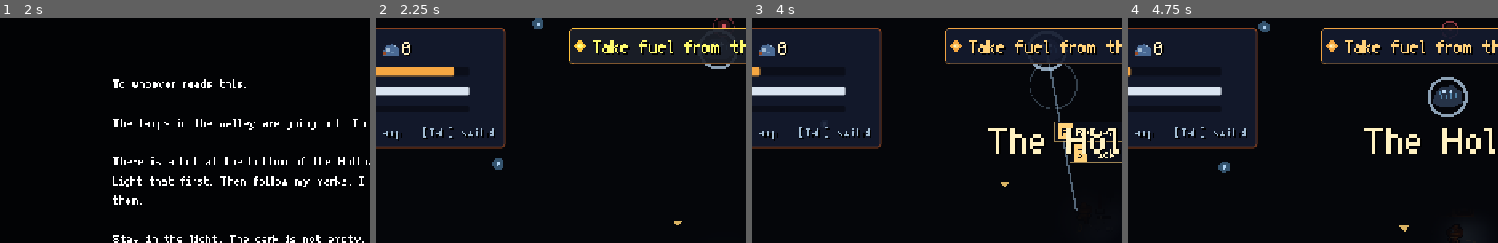
Above: before the commit, frames 1-4 (left to right).
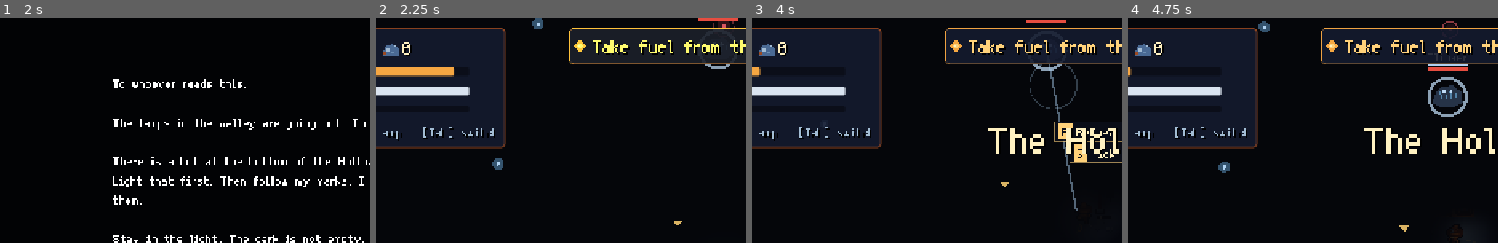
Above: after the commit, the same moments.

Repository: tim-carey-code/lantern-keeper
Game: Godot game, scene res://scenes/menu/slots.tscn
Same seed, same stepped clock (60 frames per second), same inputs: the game is played once before the commit and once after it.
Inputs (mouse positions are % of the whole screen's width and height, from its top left):
- Up to frame 1 (2 s): click "Slot 1 New game" at 0.5 s; tap Enter (ui_accept) at 1.25, 1.52 s; move the mouse to (77, 45) at 1.27 s; press the mouse at (77, 45) at 1.28 s; hold D (move_right) from 1.28 s (still down); tap Shift (dash) at 1.55 s
- Up to frame 2 (2.25 s): tap Enter (ui_accept) at 2 s; move the mouse to (32, 55) at 2.02 s; release D (move_right) at 2.03 s; release the mouse at (32, 55) at 2.03 s; hold S (move_down) from 2.03 s (still down); tap Shift (dash) at 2.1 s; click (32, 55) at 2.17 s
- Up to frame 3 (4 s): tap Enter (ui_accept) at 2.27, 3.77 s; tap F (flare) at 2.3, 2.85 s; move the mouse to (64, 28) at 2.77 s; release S (move_down) at 2.78 s; press the mouse at (64, 28) at 2.78 s; hold D (move_right) 2.78-3.53 s; move the mouse to (48, 70) at 3.52 s; release the mouse at (48, 70) at 3.53 s; hold W (move_up) from 3.53 s (still down); click (48, 70) at 3.6 s; tap Shift (dash) at 3.8 s
- Up to frame 4 (4.75 s): move the mouse to (86, 65) at 4.27 s; release W (move_up) at 4.28 s; hold A (move_left) from 4.28 s (still down); tap Shift (dash) at 4.35 s; click (86, 65) at 4.42 s; tap Enter (ui_accept) at 4.52 s; tap F (flare) at 4.55 s
The pictures show only the part of the screen within x 9-59%, y 0-50%; the shares and areas given below are measured in that part.

Frame 1 is identical in both runs. In frame 2, 0.1% of the frame differs, in the area x 87-98%, y 0-2%; in frame 3, 0.1%; in frame 4, 0.4%, in the area x 81-92%, y 15-24%.

Commit message:
Hit feedback, health bars, boss bar; Quick fill becomes Kindled kills
Owner playtest: hit feedback felt off, and he couldn't tell what the Clinker
or the Ashbrood were. Foes flash when hit; the burst, kills and big hits shake
the screen. Names and health bars over hurt or big foes (shell as a pale bar
above); a boss bar for the Ashbrood. 'Quick fill' was useless and is replaced
by 'Kindled kills' (10% charge back per kill). 10 suites, 325 checks.

Diff:
--- a/scripts/enemies/ashbrood.gd
+++ b/scripts/enemies/ashbrood.gd
@@ -14,6 +14,7 @@
 var _pulse := 0.0
 
 func _ready() -> void:
+	foe_name = "The Ashbrood"
 	hp = Tuning.kl_ashbrood_hp
 	shell = Tuning.kl_ashbrood_shell
 	shell_max = shell
@@ -112,6 +113,7 @@
 	if phase == 1:
 		phase = 2
 		hp = Tuning.kl_ashbrood_hp
+		hp_max = hp
 		shell = Tuning.kl_ashbrood_shell
 		shell_max = shell
 		_since_beam = 0.0
--- a/scripts/enemies/clinker.gd
+++ b/scripts/enemies/clinker.gd
@@ -9,6 +9,7 @@
 var _cooldown := 1.0
 
 func _ready() -> void:
+	foe_name = "Clinker"
 	hp = Tuning.kl_clinker_hp
 	shell = Tuning.kl_clinker_shell
 	shell_max = shell
--- a/scripts/enemies/foe.gd
+++ b/scripts/enemies/foe.gd
@@ -7,6 +7,11 @@
 ## what is left behind, and the light senses.
 
 var hp := 0.0
+var hp_max := 0.0               # set from hp the first time it ticks (for health bars)
+var foe_name := ""              # shown over its health bar
+var since_hurt := 99.0          # seconds since anything hurt it (bars show for a while after)
+var _flash := 0.0               # > 0: flashes white (a hit landed)
+var _beam_flash_cd := 0.0
 var shell := 0.0                # only a beam (the keeper's or a mirror's) wears it down
 var shell_max := 0.0
 var shell_regrows := false      # an unbroken shell grows back once it has been out of every beam for a while
@@ -115,6 +120,13 @@
 func hurt(amount: float, scare: bool = true, source: String = "") -> void:
 	if _dead:
 		return
+	since_hurt = 0.0
+	if source == "beam":
+		if _beam_flash_cd <= 0.0:
+			_flash = 0.06
+			_beam_flash_cd = 0.16
+	else:
+		_flash = 0.1
 	if source == "beam":
 		_since_beam = 0.0
 		if Progress.has_combat_upgrade("tight_focus") and shell > 0.0:
@@ -162,6 +174,12 @@
 
 ## Timers every foe shares, the throw-back, and the shell growing back. Call first in _process.
 func tick_foe(delta: float) -> void:
+	if hp_max <= 0.0:
+		hp_max = hp
+	since_hurt += delta
+	_flash = maxf(0.0, _flash - delta)
+	_beam_flash_cd = maxf(0.0, _beam_flash_cd - delta)
+	self_modulate = Color(2.6, 2.4, 2.0) if _flash > 0.0 else Color.WHITE
 	_burning = maxf(0.0, _burning - delta)
 	_impact_t = maxf(0.0, _impact_t - delta)
 	_clink = maxf(0.0, _clink - delta)
@@ -217,6 +235,11 @@
 		return
 	_dead = true
 	Sfx.play("relight", -14.0, 0.2)
+	var keeper := _player()
+	if keeper and keeper.has_method("shake"):
+		keeper.shake(0.25)
+	if keeper and Progress.has_combat_upgrade("kindled_kills"):
+		keeper.lamp_charge = minf(1.0, keeper.lamp_charge + Tuning.kl_kindled_kill_charge)
 	Engine.time_scale = 0.08
 	get_tree().create_timer(0.045, true, false, true).timeout.connect(func(): Engine.time_scale = 1.0)
 	if foe_id != "":
--- a/scripts/enemies/spitwick.gd
+++ b/scripts/enemies/spitwick.gd
@@ -7,6 +7,7 @@
 var _move_dir := Vector2.ZERO
 
 func _ready() -> void:
+	foe_name = "Spitwick"
 	hp = Tuning.kl_spitwick_hp
 	wick_value = Tuning.kl_spitwick_wick
 	z_index = 8
--- a/scripts/enemies/wick_nest.gd
+++ b/scripts/enemies/wick_nest.gd
@@ -6,6 +6,7 @@
 var _pulse := 0.0
 
 func _ready() -> void:
+	foe_name = "Wick nest"
 	hp = Tuning.kl_nest_hp
 	if foe_id == "":
 		foe_id = "nest_hollow"
--- a/scripts/enemies/wickling.gd
+++ b/scripts/enemies/wickling.gd
@@ -23,6 +23,7 @@
 var rng := RandomNumberGenerator.new()
 
 func _ready() -> void:
+	foe_name = "Shelled Wickling" if elite else "Wickling"
 	add_to_group("wickling")
 	add_to_group("foe")
 	z_index = 7
--- a/scripts/main/main.gd
+++ b/scripts/main/main.gd
@@ -65,6 +65,14 @@
 	_add_resource("scrap", start + Vector2(64, -32), 6, 6, 60.0, false)   # beside the hut, clear of its wall
 	_place_landmarks()
 	_place_upgrades()
+	var bars := Node2D.new()
+	bars.set_script(load("res://scripts/ui/foe_bars.gd"))
+	bars.name = "FoeBars"
+	$FogLayer.add_child(bars)
+	var boss_bar := CanvasLayer.new()
+	boss_bar.set_script(load("res://scripts/ui/boss_bar.gd"))
+	boss_bar.name = "BossBar"
+	add_child(boss_bar)
 	_place_hollow_prototype()
 	_scatter()
 	queue_redraw()
--- a/scripts/player/combat.gd
+++ b/scripts/player/combat.gd
@@ -96,6 +96,8 @@
 		return -1
 	k.lamp_charge -= Tuning.kl_burst_cost
 	burst_cd = Tuning.kl_burst_cd
+	if k.has_method("shake"):
+		k.shake(0.35)
 	_burst_fx = 0.3
 	Sfx.play("relight", -8.0, 0.3)
 	var camera := keeper().get_node_or_null("Camera2D") as Camera2D
--- a/scripts/player/player.gd
+++ b/scripts/player/player.gd
@@ -62,8 +62,7 @@
 
 func update_hand_lamp(delta: float) -> void:
 	if in_lantern_light() and not warding and not (combat and combat.beaming):   # light weapons are never free
-		var fill_mult := 1.5 if Progress.has_combat_upgrade("quick_fill") else 1.0
-		lamp_charge = minf(1.0, lamp_charge + Tuning.hand_lamp_recharge_per_sec * fill_mult * delta)
+		lamp_charge = minf(1.0, lamp_charge + Tuning.hand_lamp_recharge_per_sec * delta)
 	else:
 		lamp_charge = maxf(0.0, lamp_charge - Progress.lamp_drain_per_sec() * delta)
 		# Auto top-up from carried fuel keeps the lamp alive on long walks, but never feeds the ward.
@@ -180,9 +179,24 @@
 			hit += 1
 	return hit
 
+var _shake := 0.0
+
+## Screen shake: 0..1. Fades on its own.
+func shake(amount: float) -> void:
+	_shake = maxf(_shake, amount)
+
+func _process(delta: float) -> void:
+	var cam := get_node_or_null("Camera2D") as Camera2D
+	if cam == null:
+		return
+	_shake = maxf(0.0, _shake - delta * 2.5)
+	cam.offset = Vector2(randf_range(-1.0, 1.0), randf_range(-1.0, 1.0)) * _shake * Tuning.kl_shake_px if _shake > 0.0 else Vector2.ZERO
+
 func chill(amount: float) -> void:
 	if combat and combat.is_dashing():
 		return   # nothing can chill you mid-dash
+	if amount >= 5.0:
+		shake(0.45)   # a real hit (a spit, a roll), not the steady touch of a Wickling
 	warmth = maxf(0.0, warmth - amount)
 	if warmth <= 0.0:
 		faint()
--- /dev/null
+++ b/scripts/ui/boss_bar.gd
@@ -0,0 +1,38 @@
+extends CanvasLayer
+## PROTOTYPE (Keeper's Light): the guardian's health bar, across the bottom of the screen while it fights.
+## Name and phase on top, the shell as a pale bar over the red health bar.
+
+const FONT := preload("res://assets/fonts/ark_pixel_10px_proportional_latin.ttf")
+var holder: Control
+
+func _ready() -> void:
+	layer = 5
+	holder = Control.new()
+	holder.size = Vector2(1280, 720)
+	holder.mouse_filter = Control.MOUSE_FILTER_IGNORE
+	holder.draw.connect(_draw_bar)
+	add_child(holder)
+
+func boss() -> Foe:
+	for f in get_tree().get_nodes_in_group("foe"):
+		if f is Ashbrood and not f.is_queued_for_deletion() and f.hp_max > 0.0:
+			return f
+	return null
+
+func _process(_delta: float) -> void:
+	holder.queue_redraw()
+
+func _draw_bar() -> void:
+	var b := boss()
+	if b == null:
+		return
+	var w := 640.0
+	var x := (1280.0 - w) / 2.0
+	var y := 600.0
+	var title := "%s   phase %d / 2" % [b.foe_name, b.phase]
+	holder.draw_string(FONT, Vector2(x + 2, y - 10), title, HORIZONTAL_ALIGNMENT_LEFT, -1, 20, Color(0, 0, 0, 0.8))
+	holder.draw_string(FONT, Vector2(x, y - 12), title, HORIZONTAL_ALIGNMENT_LEFT, -1, 20, UiStyle.GOLD)
+	holder.draw_rect(Rect2(x - 2, y - 2, w + 4, 24), Color(0.02, 0.025, 0.045, 0.9))
+	holder.draw_rect(Rect2(x, y + 8, w * clampf(b.hp / b.hp_max, 0.0, 1.0), 12), Color(0.85, 0.28, 0.22))
+	if b.shell_max > 0.0:
+		holder.draw_rect(Rect2(x, y, w * clampf(b.shell / b.shell_max, 0.0, 1.0), 6), Color(0.7, 0.82, 0.95))
--- /dev/null
+++ b/scripts/ui/foe_bars.gd
@@ -0,0 +1,43 @@
+extends Node2D
+## PROTOTYPE (Keeper's Light): names and health bars over foes, on the fog layer so they read in the dark.
+## A bar shows over a foe that was hurt in the last few seconds, and always over the big ones
+## (shelled, Clinker, nest) when you're near. The shell is its own pale bar above the red one.
+## The Ashbrood gets the boss bar instead (boss_bar.gd).
+
+const FONT := preload("res://assets/fonts/ark_pixel_10px_proportional_latin.ttf")
+const SIZE := 20
+const SHOW_AFTER_HURT := 4.0
+const NEAR := 420.0
+
+func _ready() -> void:
+	z_index = 11
+
+func _process(_delta: float) -> void:
+	queue_redraw()
+
+func wants_bar(f: Foe, player: Node2D) -> bool:
+	if f is Ashbrood or f.hp_max <= 0.0 or f.is_queued_for_deletion():
+		return false
+	if f.since_hurt < SHOW_AFTER_HURT:
+		return true
+	var big: bool = f.shell_max > 0.0 or f is Clinker or f is WickNest
+	return big and player != null and player.global_position.distance_to(f.global_position) < NEAR
+
+func _draw() -> void:
+	var player := get_tree().get_first_node_in_group("player") as Node2D
+	for f in get_tree().get_nodes_in_group("foe"):
+		if not (f is Foe) or not wants_bar(f, player):
+			continue
+		var w := 40.0 if f.body_radius() < 14.0 else 64.0
+		var top: Vector2 = f.global_position + Vector2(-w / 2.0, -f.body_radius() - 26.0)
+		# Health (red), then shell (pale blue) just above it.
+		draw_rect(Rect2(top, Vector2(w, 5)), Color(0, 0, 0, 0.75))
+		draw_rect(Rect2(top, Vector2(w * clampf(f.hp / f.hp_max, 0.0, 1.0), 5)), Color(0.9, 0.3, 0.25))
+		if f.shell_max > 0.0:
+			draw_rect(Rect2(top - Vector2(0, 6), Vector2(w, 4)), Color(0, 0, 0, 0.75))
+			draw_rect(Rect2(top - Vector2(0, 6), Vector2(w * clampf(f.shell / f.shell_max, 0.0, 1.0), 4)), Color(0.7, 0.82, 0.95))
+		if f.foe_name != "":
+			var tw := FONT.get_string_size(f.foe_name, HORIZONTAL_ALIGNMENT_LEFT, -1, SIZE).x
+			var at := Vector2(f.global_position.x - tw / 2.0, top.y - (10.0 if f.shell_max > 0.0 else 4.0))
+			draw_string(FONT, at + Vector2(1, 1), f.foe_name, HORIZONTAL_ALIGNMENT_LEFT, -1, SIZE, Color(0, 0, 0, 0.8))
+			draw_string(FONT, at, f.foe_name, HORIZONTAL_ALIGNMENT_LEFT, -1, SIZE, UiStyle.CREAM)
--- a/scripts/ui/level_up.gd
+++ b/scripts/ui/level_up.gd
@@ -9,7 +9,7 @@
 	{"id":"second_step", "title":"Second step", "body":"Dash twice before its cooldown."},
 	{"id":"heavy_flare", "title":"Heavy flare", "body":"Your burst throws foes farther and stuns them."},
 	{"id":"deep_tank", "title":"Deep tank", "body":"Your beam costs 20% less lamp charge."},
-	{"id":"quick_fill", "title":"Quick fill", "body":"Lantern light refills your charge 50% faster."},
+	{"id":"kindled_kills", "title":"Kindled kills", "body":"Every kill gives back 10% of your lamp charge."},
 ]
 
 var root: Control
--- a/systems/tuning.gd
+++ b/systems/tuning.gd
@@ -194,4 +194,8 @@
 var kl_wick_drop_radius := 28.0
 var kl_pack_wake_radius := 320.0
 
+# Feedback (PROTOTYPE)
+var kl_shake_px := 6.0                   # screen shake at full strength
+var kl_kindled_kill_charge := 0.1        # "Kindled kills": lamp charge back per kill
+
 var ui_open := false                    # true while a menu has focus (player stops)
--- a/tools/tests/test_prototype_hollow.gd
+++ b/tools/tests/test_prototype_hollow.gd
@@ -41,6 +41,15 @@
 			choice.pressed.emit()
 			check(Progress.has_combat_upgrade(chosen_id), "choosing a card keeps the upgrade")
 			check(not get_tree().paused, "choosing an upgrade resumes play")
+			var fb = main.get_node("FogLayer/FoeBars")
+			var named := Wickling.new()
+			named.elite = true
+			main.get_node("FogLayer/Wicklings").add_child(named)
+			named.tick_foe(0.01)
+			named.hurt(1.0, false, "burst")
+			check(named.foe_name == "Shelled Wickling" and fb.wants_bar(named, main.player), "a hurt foe shows its name and health bar")
+			check(named._flash > 0.0, "a hit makes it flash")
+			named.queue_free()
 			var nest := WickNest.new()
 			nest.foe_id = "test_nest"
 			main.get_node("FogLayer/Wicklings").add_child(nest)
@@ -65,6 +74,8 @@
 			check(bosses.size() == 1, "the Ashbrood appears at the WayLamp")
 			if bosses.size() == 1:
 				var boss: Ashbrood = bosses[0]
+				var bb = main.get_node("BossBar")
+				check(bb.boss() == boss and boss.foe_name == "The Ashbrood", "the guardian gets a named boss bar")
 				boss.hurt(Tuning.kl_ashbrood_hp + Tuning.kl_ashbrood_shell + 1.0, false, "beam")
 				check(boss.phase == 2 and boss.hp == Tuning.kl_ashbrood_hp, "breaking phase one opens the diving phase")
 				boss.hurt(Tuning.kl_ashbrood_hp + Tuning.kl_ashbrood_shell + 1.0, false, "beam")
Not shown, changed: docs/DESIGN.md
Not shown, changed: docs/PLAYTEST.md
